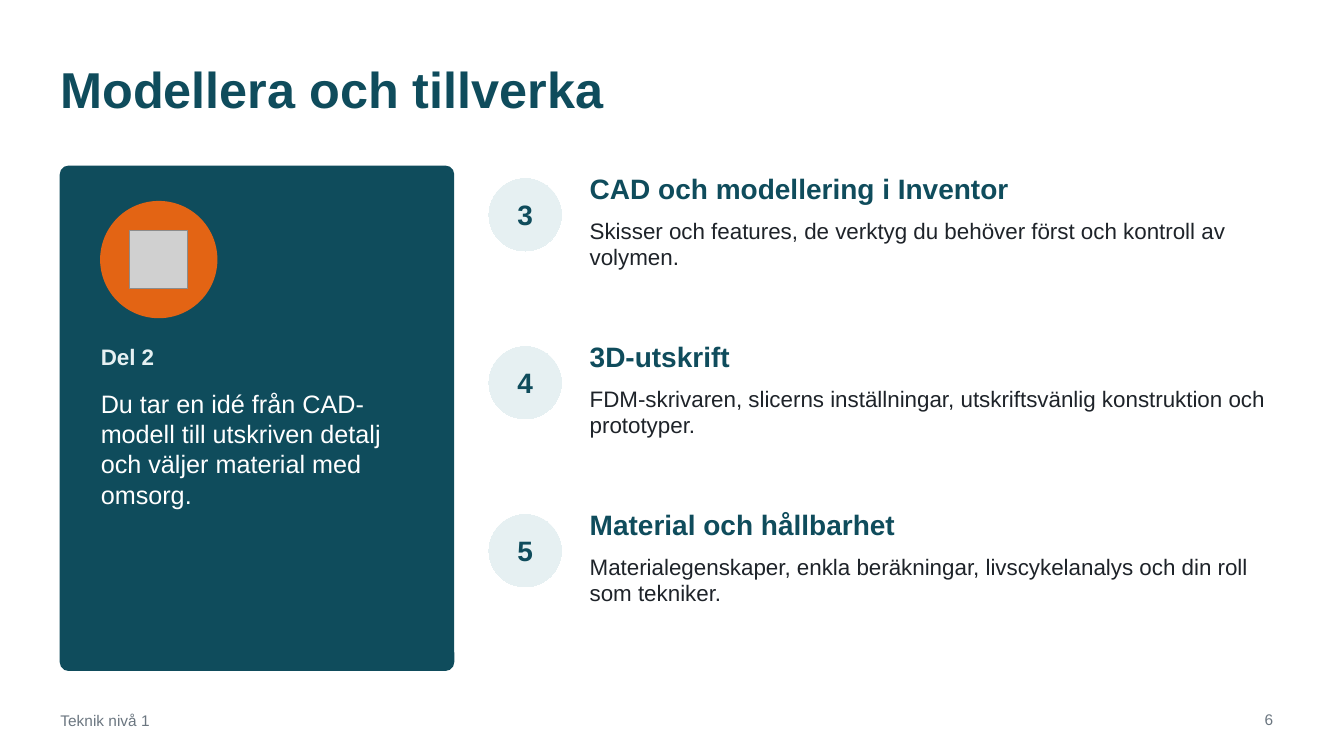
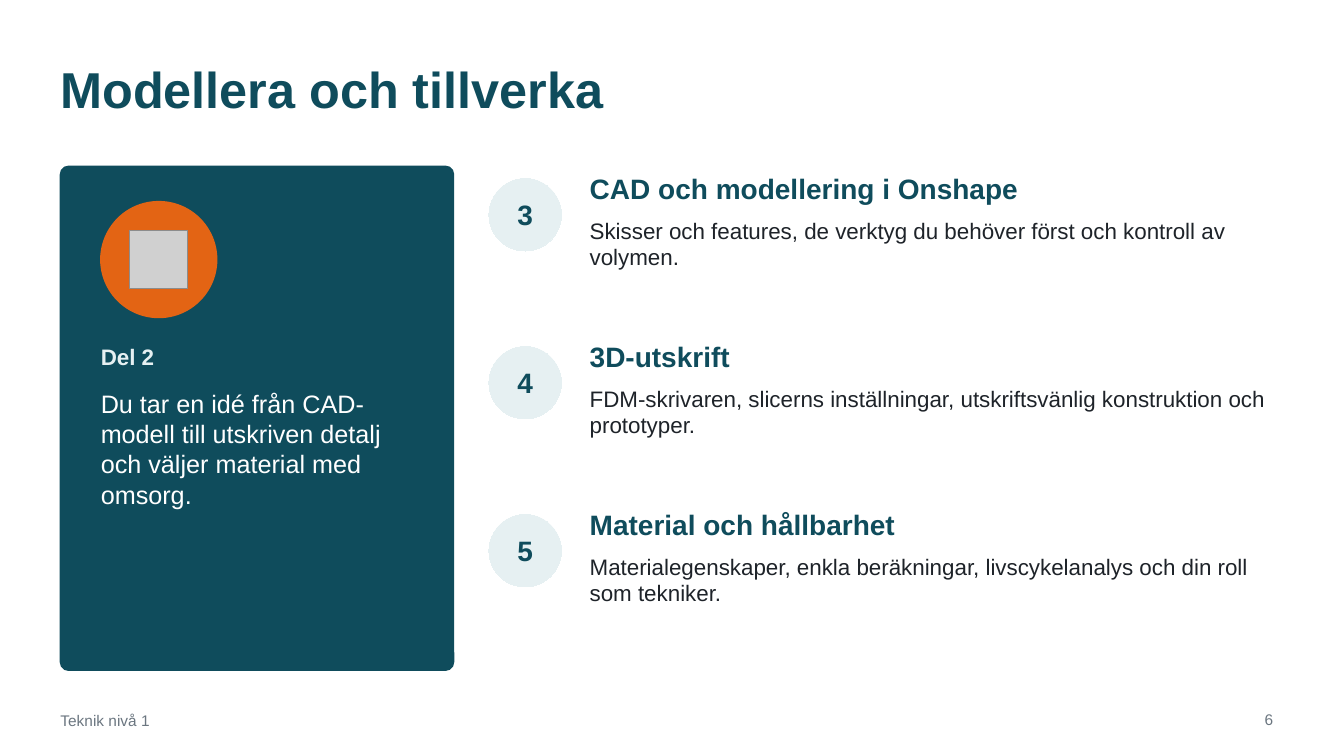
Before and after one commit to abbindustrigymnasium/teknik1, a slide deck: slide 6 of Teknik 1 - Kurspresentation.pptx. Drawn at 1344x756 pixels with LibreOffice and Linux fonts; fonts in the diff are those of the drawing; grey boxes stand for pictures. Boxes give left, top, right and bottom in pixels: in the first picture for what was removed or moved away, otherwise in the second. Text is boxed around its words. In the diff, an @@ line names an element or a change of style, - is before the commit and + after.

```diff
--- a/Teknik 1 - Kurspresentation.pptx
+++ b/Teknik 1 - Kurspresentation.pptx
@@ text at [590, 178, 1018, 204]: text changed @@
-CAD och modellering i Inventor
+CAD och modellering i Onshape
```
Also in this commit, not shown: 4 other slides changed, 16 other files.
